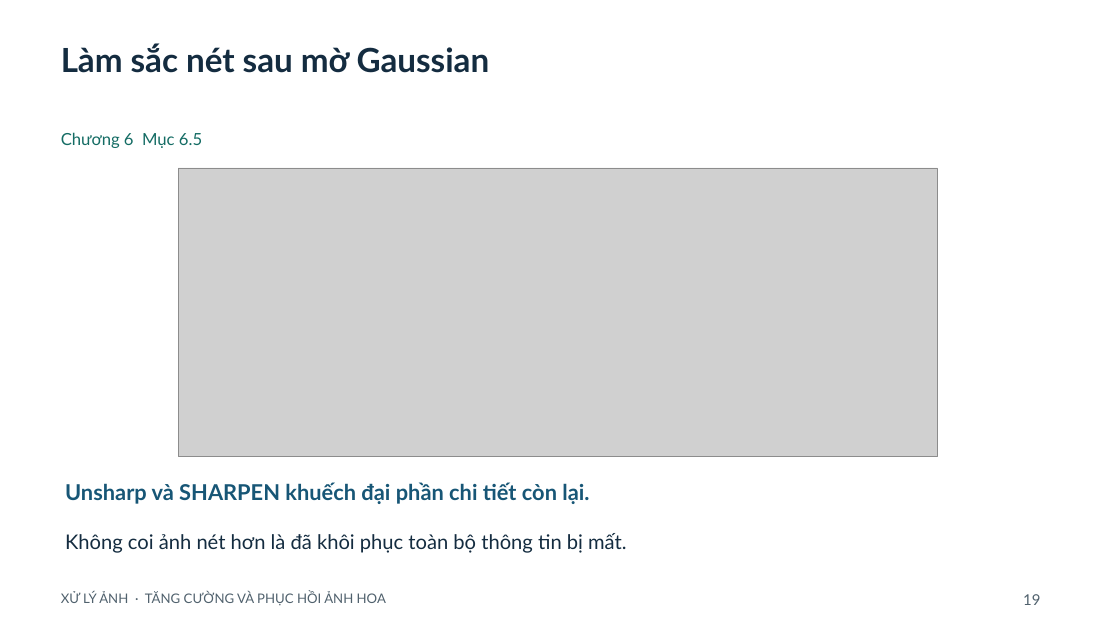
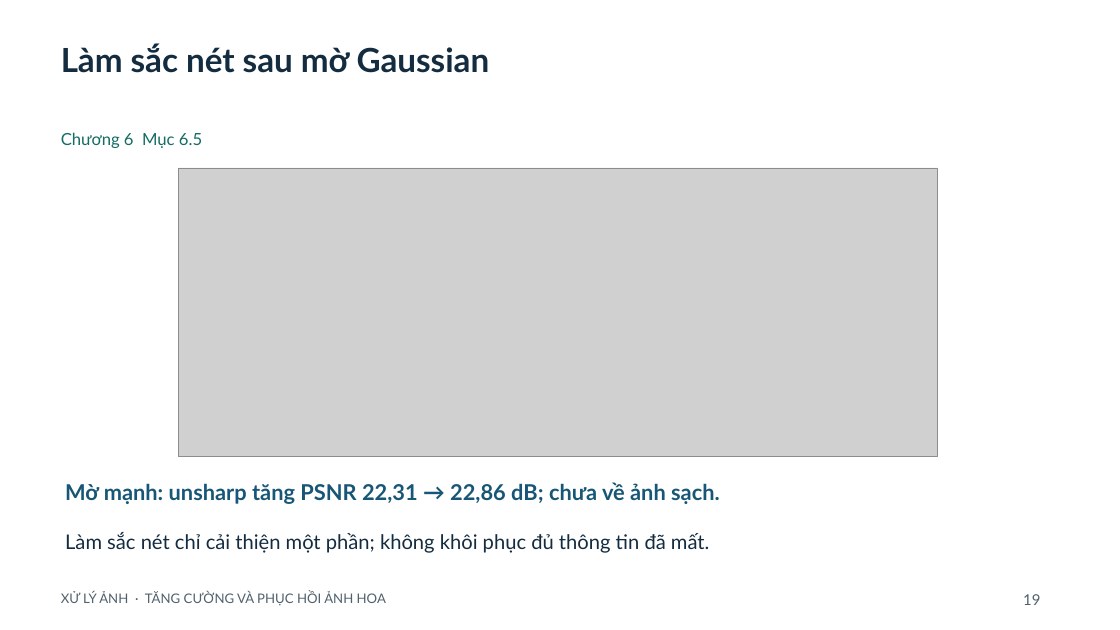
Before and after one commit to ngtd-2609/flower-image-restoration-cnn, a slide deck: slide 19 of docs/SLIDES_REVISED.pptx. Drawn at 1120x630 pixels with LibreOffice and Linux fonts; fonts in the diff are those of the drawing; grey boxes stand for pictures. Boxes give left, top, right and bottom in pixels: in the first picture for what was removed or moved away, otherwise in the second. Text is boxed around its words. In the diff, an @@ line names an element or a change of style, - is before the commit and + after.

```diff
--- a/docs/SLIDES_REVISED.pptx
+++ b/docs/SLIDES_REVISED.pptx
@@ text at bbox=[65, 482, 720, 504]: text changed @@
-Unsharp và SHARPEN khuếch đại phần chi tiết còn lại.
+Mờ mạnh: unsharp tăng PSNR 22,31 → 22,86 dB; chưa về ảnh sạch.
@@ text at bbox=[65, 532, 709, 553]: text changed @@
-Không coi ảnh nét hơn là đã khôi phục toàn bộ thông tin bị mất.
+Làm sắc nét chỉ cải thiện một phần; không khôi phục đủ thông tin đã mất.
```
Also in this commit, not shown: 18 other slides changed, 4 other files.
